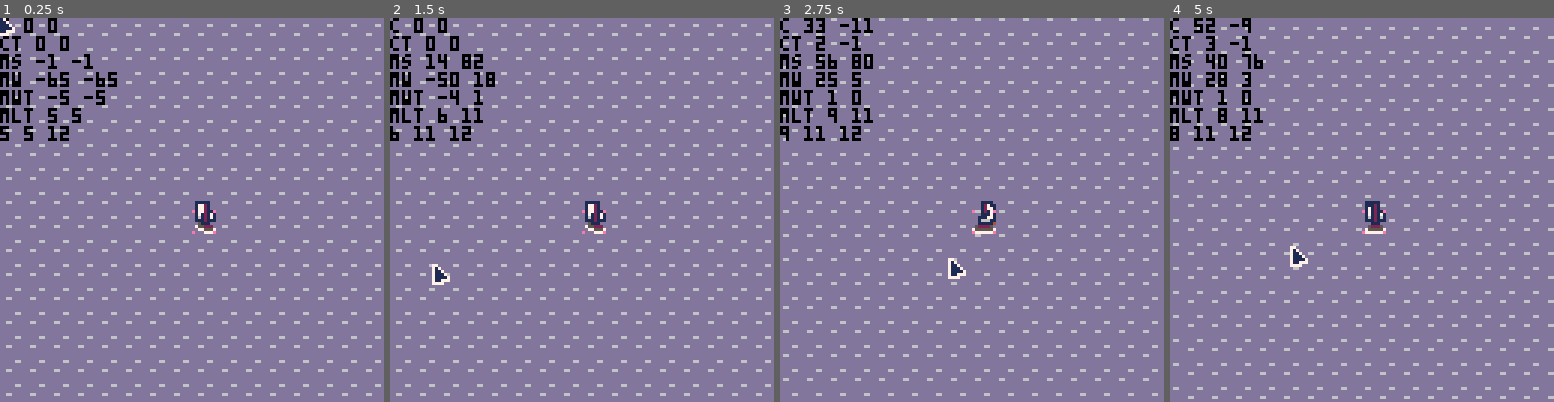
Above: before the commit, frames 1-4 (left to right).
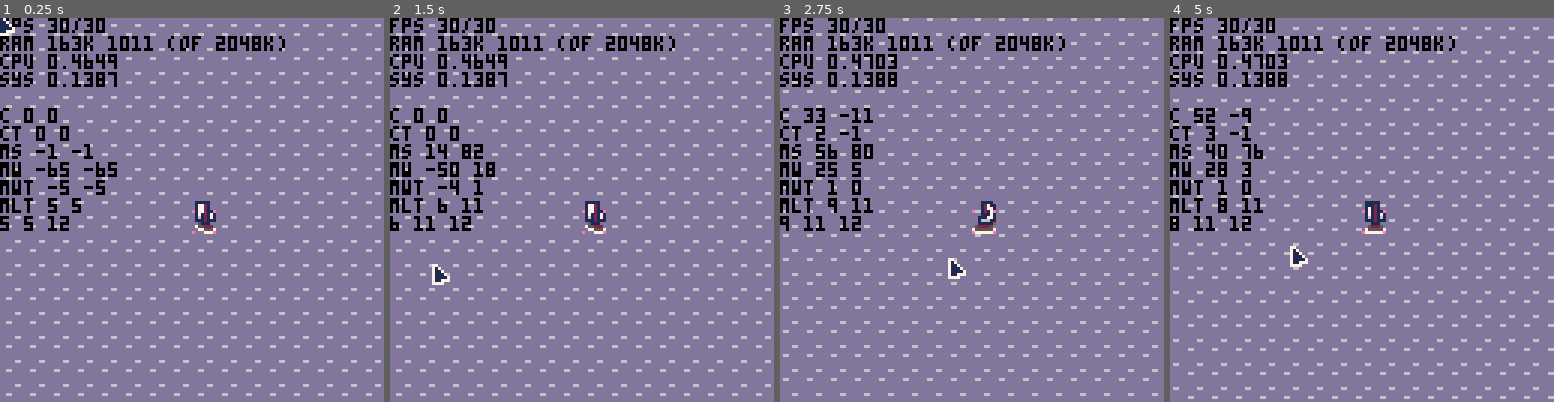
Above: after the commit, the same moments.

Repository: pvan/pico8
Game: PICO-8 cartridge caspian.p8
The game is run twice, just before and just after one commit, with the same random seed, the same clock (stepped at 60 frames per second) and the same inputs.
Inputs (mouse positions are in pixels of both pictures, inside the frame that each line leads up to):
- Up to frame 1 (0.25 s): no input
- Up to frame 2 (1.5 s): tap X (X key) at 0.33, 1.07 s; click (670, 121) at 0.67 s; tap O (Z key) at 0.7 s; click (436, 267) at 1.22 s
- Up to frame 3 (2.75 s): hold Right 1.6-2.1 s; tap O (Z key) at 1.7, 2.1, 2.5 s; click (887, 114) at 1.77 s; tap X (X key) at 1.85 s; hold Up 2.15-2.42 s; click (952, 259) at 2.32 s; hold Right from 2.47 s (still down)
- Up to frame 4 (5 s): click (1404, 106) at 2.87 s; tap O (Z key) every 0.4 s from 2.9 to 4.9 s; tap X (X key) at 2.97, 4.08 s; release Right at 3.03 s; hold Left 3.08-3.58 s; click (1465, 256) at 3.42 s; hold Down 3.63-3.97 s; click (1231, 102) at 3.97 s; hold Right 4.02-4.68 s; click (1292, 248) at 4.52 s; hold Up from 4.73 s (still down)

The runs differ from the first frame. In frame 1, 4.8% of the frame differs, in the area x 0-75%, y 0-56%; in frame 2, 4.9%; in frame 3, 5.0%; in frame 4, 5.2%.

Commit message:
caspian: add bg to ui box, updates to port screen
port walk animation
port collision
leaving ports

Diff:
--- a/caspian.p8
+++ b/caspian.p8
@@ -1,5 +1,5 @@
 pico-8 cartridge // http://www.pico-8.com
-version 16
+version 18
 __lua__
 --game
 
@@ -35,6 +35,10 @@
 
 function _update()
 
+ --for storing timing metrics
+ gtime={}
+
+
  if diag_update() then
   //true if menu open
   music(-1)
@@ -50,14 +54,8 @@
 
  // overworld update
 
- --for storing timing metrics
- gtime={}
-
  cls() -- clear here since we use screen memory for building our tilemap
-
-
  add(gtime,{"cls(",stat(1)})
-
 
  if btn(❎) and btn(🅾️) then
   pause_menu=true
@@ -81,7 +79,7 @@
   return --dont update the rest
  else
   pause_menu=false
-  if (pm==1) debugmsgs=not debugmsgs
+  if (pm==1) debugcpu=not debugcpu
   if (pm==2) debugmap=not debugmap
   if (pm==3) debugfill=not debugfill
   if (pm==4) debugcol=not debugcol
@@ -144,57 +142,52 @@
 
 function _draw()
 
+ --cls()
+-- clip()
+-- camera()
+-- pal()
+ cursor()
 
  if docked_at>0 then
   port_draw()
-  return
- end
-
- --draw_map_as_tiles(subpx,subpy)
- draw_map_style2(cam.subx,cam.suby)
- add(gtime,{"dmap",stat(1)})
-
-
- draw_ports(cam)
-
-
- player_draw(player)
-
-
- if diag_draw() then
-  //true if menu open
-  return
- end
-
-
- if debugmap then
-  draw_map_from_mem(64,64,mapaddr)
-  local wdtx,wdty=w2lt(player.x,player.y,player.x,player.y)
-  pset(64+wdtx,64+wdty,7)
- end
-
-
-
- if pause_menu then
-  spr(223,64-4,64-4)
-  spr(239,64-4,64-4-10)
-  spr(254,64-4-10,64-4)
-  spr(255,64-4,64-4+10)
-  spr(238,64-4+10,64-4)
-
-  local rx,ry=64-4,64-4
-  if (pm==1) rx=64-4 ry=64-4-10
-  if (pm==2) rx=64-4-10 ry=64-4
-  if (pm==3) rx=64-4 ry=64-4+10
-  if (pm==4) rx=64-4+10 ry=64-4
-  rect(rx-1,ry-1,rx+8,ry+8)
- end
-
-
- camera()
- color(0)
- if debugmsgs then
-  cursor(0,0)
+ else
+
+
+	 --draw_map_as_tiles(subpx,subpy)
+	 draw_map_style2(cam.subx,cam.suby)
+	 add(gtime,{"dmap",stat(1)})
+
+
+	 draw_ports(cam)
+
+
+	 player_draw(player)
+
+
+
+	 if debugmap then
+	  draw_map_from_mem(64,64,mapaddr)
+	  local wdtx,wdty=w2lt(player.x,player.y,player.x,player.y)
+	  pset(64+wdtx,64+wdty,7)
+	 end
+
+
+	 if pause_menu then
+	  spr(223,64-4,64-4)
+	  spr(239,64-4,64-4-10)
+	  spr(254,64-4-10,64-4)
+	  spr(255,64-4,64-4+10)
+	  spr(238,64-4+10,64-4)
+
+	  local rx,ry=64-4,64-4
+	  if (pm==1) rx=64-4 ry=64-4-10
+	  if (pm==2) rx=64-4-10 ry=64-4
+	  if (pm==3) rx=64-4 ry=64-4+10
+	  if (pm==4) rx=64-4+10 ry=64-4
+	  rect(rx-1,ry-1,rx+8,ry+8)
+	 end
+
+  color(0)
   print("fps "..stat(7).."/"..stat(8))
   kbs=stat(0)
   bts=(kbs-flr(kbs))*1024
@@ -202,22 +195,18 @@
   print("cpu "..stat(1))
   print("sys "..stat(2))
 
- 	print(" ")
- 	lastt = 0
- 	for i=1,#gtime do
- 	 delta = gtime[i][2]-lastt
- 	 --delta=flr(delta*100)
- 	 print(gtime[i][1].." "..delta)
- 	 lastt = gtime[i][2]
- 	end
-
- 	print(" ")
- 	print("p:"..player.x.." "..player.y)
- 	print("pt:"..ptx..","..pty)
-
- 	print(" ")
-
- end
+	 if debugcpu then
+	 	print(" ")
+	 	lastt = 0
+	 	for i=1,#gtime do
+	 	 delta = gtime[i][2]-lastt
+	 	 --delta=flr(delta*100)
+	 	 print(gtime[i][1].." "..delta)
+	 	 lastt = gtime[i][2]
+	 	end
+
+
+	 end
 
   local msx,msy=get_mouse()
   local mwx,mwy=screen2world(msx,msy,cam.x,cam.y)
@@ -226,25 +215,31 @@
   local tx,ty=screen_to_tlocal(msx,msy,cam.x,cam.y)
   local t=mapget(tx,ty)
 
- if debugmouse and not debugmsgs then
-  print("c "..cam.x.." "..cam.y)
-  print("ct "..cam.tx.." "..cam.ty)
-  print("ms "..msx.." "..msy)
-  print("mw "..mwx.." "..mwy)
-  print("mwt "..mwtx.." "..mwty)
-  print("mlt "..mltx.." "..mlty)
-  print(tx.." "..ty.." "..t)
-
-  spr(207,msx,msy)
-
-  --minimap mouse dot
-  if debugmap then
-   pset(64+mltx,64+mlty,0)
-  end
- end
-
- if debugpts then
-  render_curve_pts(curves,cam)
+	 if debugmouse and not debugcpu then
+	  print(" ")
+	  print("c "..cam.x.." "..cam.y)
+	  print("ct "..cam.tx.." "..cam.ty)
+	  print("ms "..msx.." "..msy)
+	  print("mw "..mwx.." "..mwy)
+	  print("mwt "..mwtx.." "..mwty)
+	  print("mlt "..mltx.." "..mlty)
+	  print(tx.." "..ty.." "..t)
+
+	  spr(207,msx,msy)
+
+	  --minimap mouse dot
+	  if debugmap then
+	   pset(64+mltx,64+mlty,0)
+	  end
+	 end
+
+	 if debugpts then
+	  render_curve_pts(curves,cam)
+	 end
+ end
+
+ if diag_draw() then
+  //true if menu open
  end
 
 end
@@ -256,7 +251,7 @@
 
 debugfill=true
 debugmap=false
-debugmsgs=false
+debugcpu=false
 debugcol=true
 debugmouse=true
 debugpts=false
@@ -942,27 +937,60 @@
 
 docked_at=0
 
+function set_sail()
+ docked_at=0
+end
+
 function dock_at(porti)
-
  docked_at = porti
- px=42
- py=90
- pd=3
-
-end
-
-
+ px=44
+ py=91
+ pd=0
+end
+
+pt=0
+dt=0.3
 function port_update()
- if (btn(⬅️)) px-=1 pd=1
- if (btn(➡️)) px+=1 pd=3
- if (btn(⬆️)) py-=1 pd=0
- if (btn(⬇️)) py+=1 pd=2
+
+ --input
+ local dx,dy=0,0
+ if (btn(⬅️)) dx-=1 pd=1
+ if (btn(➡️)) dx+=1 pd=3
+ if (btn(⬆️)) dy-=1 pd=0
+ if (btn(⬇️)) dy+=1 pd=2
+
+ local nx,ny=px+dx*4,py+dy*4
+ local testx=mget(27+nx/8,py/8)
+ if (fget(testx,0)) px+=dx
+ if (fget(mget(27+px/8,ny/8),0)) py+=dy
+ if (fget(testx,1)) ask_leave()
+
+ --screen collision
+ if (px<0) px=0
+ if (py<0) py=0
+ if (px>124) px=124
+ if (py>124) py=124
+
+ --state
+ if band(btn(),0b1111)!=0 then
+  pt+=dt
+  if (pt>=3 or pt<=0) dt*=-1 pt+=dt
+ else
+  pt=1
+ end
+
+
 end
 
 function port_draw()
  cls()
  map(27,0,0,0)
- spr(112+pd,px,py)
+
+ spr(156+pd+flr(pt)*16,px-4,py-4)
+-- spr(116+pd,px,py-5+abs(pt-1))--limp
+-- spr(116+pd,px,py-5-abs(pt-2))--bop
+ spr(116+pd,px-4,py-4-5)
+
  print(px.." "..py)
 end
 -->8
@@ -1570,7 +1598,7 @@
 diagmsg=nil
 diagopts=nil
 
-diagsel=0
+diagsel=1
 
 function diag_update()
  if diagmsg and
@@ -1583,7 +1611,8 @@
   if (diagsel>#diagopts) diagsel=1
 
   if (btnp(❎)) then
-   diagopts[diagsel][2]()
+   if (diagopts[diagsel][2]) diagopts[diagsel][2]()
+   diag_close()
    return false
   end
 
@@ -1597,16 +1626,34 @@
  if diagmsg
  and diagopts
  then
-  local x,y=10,75
-  local tx,ty=x+5,y+5
-  rectfill(x,y,128-x,120,6)
-  print(diagmsg,tx,ty,1)
-
-  ty+=6 --newline
+  local x,y=8,75
+  local x2,y2=x+104,y+37 --112-8 and 45-8
+  local ix,iy,iw,ih=x+8,y+8,x2-x-8,y2-y-8
+
+  --for 16x16 sprite box
+  --at id=168 or x,y=64,80
+  rectfill(ix,iy,x2,y2,15)
+  sspr(68,80,4,8, ix,y,iw,8)
+  sspr(68,88,4,8, ix,y2,iw,8)
+  sspr(64,84,8,4, x,iy,8,ih)
+  sspr(72,84,8,4, x2,iy,8,ih)
+  spr(168,x,y)
+  spr(169,x2,y)
+  spr(184,x,y2)
+  spr(185,x2,y2)
+
+
+  --reuse inner x,y for text
+  ix-=3
+  iy-=3
+
+  print(diagmsg,ix,iy,1)
+
+  iy+=6 --newline
   for j=1,#diagopts do
-   print(diagopts[j][1],tx+8,ty+6*j,1)
+   print(diagopts[j][1],ix+8,iy+6*j,1)
    if diagsel==j then
-    spr(222,tx,ty-1+6*j)
+    spr(222,ix,iy-1+6*j)
    end
   end
 
@@ -1621,6 +1668,7 @@
 function diag_open(msg,opts)
  diagmsg=msg
  diagopts=opts
+ diagsel=1
 end
 function diag_close()
  diagmsg=nil
@@ -1632,143 +1680,155 @@
  diag_open(
   "dock at "..ports[porti][3].."?",
   {
-   {"yes",function() dock_at(porti) diag_close() end},
-   {"no",diag_close}
+   {"yes",function() dock_at(porti) end},
+   {"no"}
   })
 end
 
-…(132 lines of a section not shown)…
+function ask_leave()
+ diag_open(
+  "set sail?",
+  {
+   {"yes",set_sail},
+   {"no"}
+  }
+ )
+end
+…(132 lines of a section not shown)…
+__gff__
+0000000000000000000000000000000000000000000000000000000000000000000000000000000000000000000000000000000000000000000000000000000000000000000000000000000000000000000000000000000000000000000000000000000000000000000000000000000000000000000000000000000000000000
+0000000000000000000001010000000000000000000000000000000000000000000000000000020200000000000000000000000000000000000000000000000000000000000000000000000000000000000000000000000000000000000000000000000000000000000000000000000000000000000000000000000000000000
 __map__
 0000000000000000000000000000000000000000000000000000008a8a8a8a8a8a8a8a8a8a8a8a8a8a8a8a00000000000000000000000000000000000000000000000000000000000000000000000000000000000000000000000000000000000000000000000000000000000000000000000000000000000000000000000000
 00000000c7c7cccdcdcdcdcd0000000000000000000000000000008a8a8a8a8a8a8a8a8a8a8a8a8a8a8a8a00000000000000020202020202020202020202020202020202020202020202020202020202020202020202020202020202020202020202020202020202020202020000000000000000000000000000000000000000
@@ -1782,9 +1842,9 @@
 0000000000000000000000000000e0e1e2e3e0e1e2e300000000008a8a8a8a8a8a8a8a8a8a8a8a8a8a8a8a00000000000202020202020202020202020202020202020202020202020202020202020202020202020202020202020202020202020202020202020202020102020000000000000000000000000000000000000000
 0000000000000000000000000000f0f1f2f3f0f1f2f300000000008a8a8a8a8a8a8a8a8a8a8a8a8a8a8a8a00000000000202020202020202020202020202020202020202020202020202020202020202020202020202020202020202020202020202020202020202020102020000000000000000000000000000000000000000
 00ecec00fdfdfdfcfc0000e8e8e8e800000000000000000000000089898989898b8b8b8b8989898989898900000000020202020202020202020202020202020202020202020202020202020202020202020202020202020202020202020202020202020202020202020101020000000000000000000000000000000000000000
-00eaeb00c7c7c7c7c700e7f8f9f9f800000000000000000000000080818283808d8d8d8d8182838081828300000000020202020202020202020202020202020202020202020202020202020202020202020202020202020202020202020202020202020202020202020101020000000000000000000000000000000000000000
-00fafb00000000000000e7e7e7e7e70000000000000000000000009091929390919293909192939091929300000000020202020202020202020202020202020202020202020202020202020202020202020202020202020202020202020202020202020202020202020102020000000000000000000000000000000000000000
-000000000000000000000000000000000000000000000000000000a0a1a2a3a0a1a2a3a0a1a2a3a0a1a2a300000002020202020202020202020202020202020202020202020202020202020202020202020202020202020202020202020202020101010101010101010102020000000000000000000000000000000000000000
+00eaeb00c7c7c7c7c700e7f8f9f9f800000000000000000000000080818283808b8e8e8e8182838081828300000000020202020202020202020202020202020202020202020202020202020202020202020202020202020202020202020202020202020202020202020101020000000000000000000000000000000000000000
+00fafb00000000000000e7e7e7e7e7000000000000000000000000909192a6a78b9293909192939091929300000000020202020202020202020202020202020202020202020202020202020202020202020202020202020202020202020202020202020202020202020102020000000000000000000000000000000000000000
+000000000000000000000000000000000000000000000000000000a0a1a2a3a08ea2a3a0a1a2a3a0a1a2a300000002020202020202020202020202020202020202020202020202020202020202020202020202020202020202020202020202020101010101010101010102020000000000000000000000000000000000000000
 000000000000000000000000000000000000000000000000000000b0b1b2b3b0b1b2b3b0b1b2b3b0b1b2b300000002020202020202020202020202020202020202020202020202020202020202020202020202020202020202020202020201010102020202020202020202020000000000000000000000000000000000000000
 0000000000000000000000000000000000000000000000000000000000000000000000000000000000000000000002020202020202020202020202020202020202020202020202020202020202020202020202020202020202020202020201020202020202020202020202020000000000000000000000000000000000000000
 0000000000000000000000000000000000000000000000000000000000000000000000000000000000000000000002020202020202020202020202020202020202020202020202020202020202020202020202020202020202020202020101020202020202020202020202020000000000000000000000000000000000000000
Not shown, changed: 40 lines of the sprite sheet (__gfx__) section of caspian.p8
